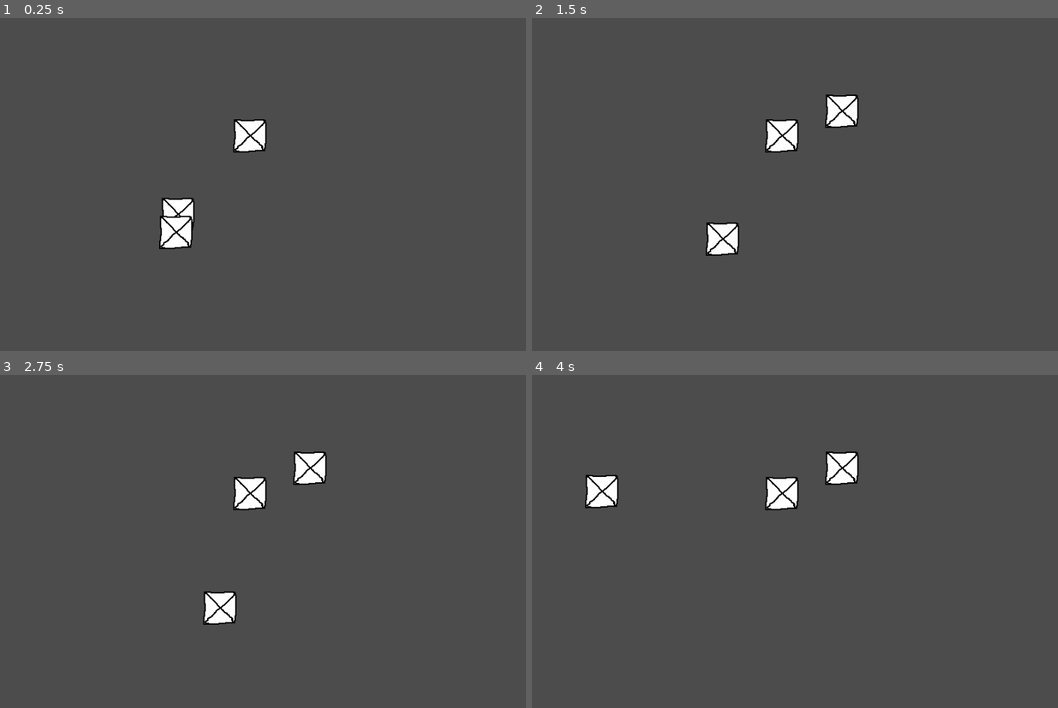
Above: before the commit, frames 1-4 (two rows, left to right).
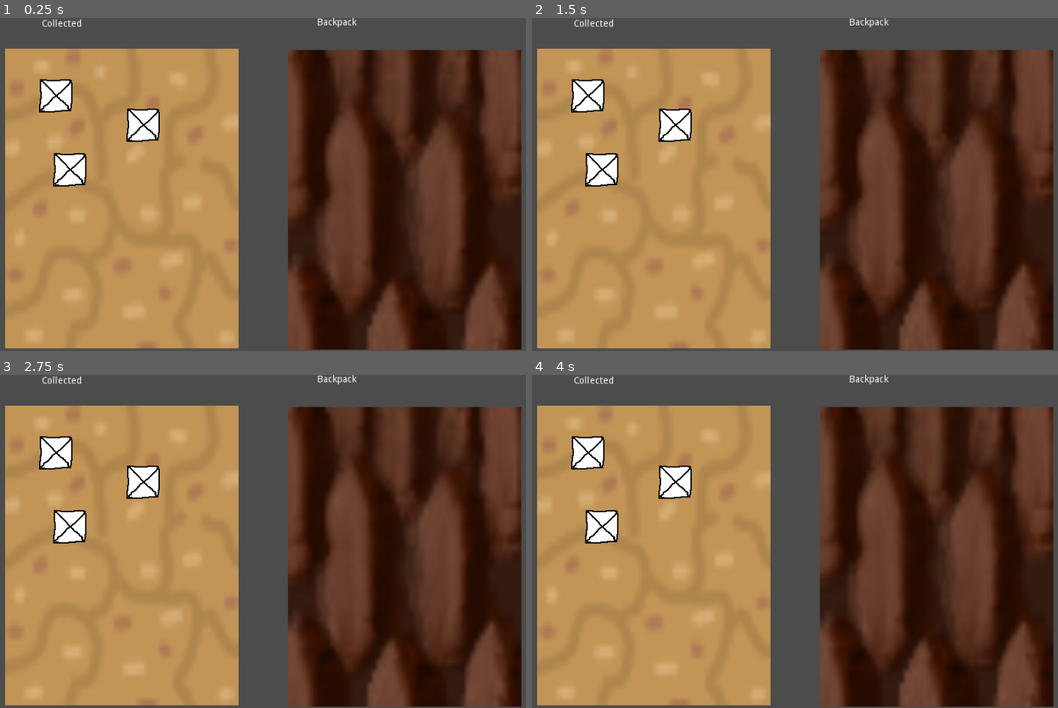
Above: after the commit, the same moments.

Repository: m7rk/codingblocksjam
Game: Godot game, scene res://Item_Menu.tscn
The game is run twice, just before and just after one commit, with the same random seed, the same clock (stepped at 60 frames per second) and the same inputs. This scene is started directly instead of the project's main scene.
Inputs (mouse positions are in pixels of both pictures, inside the frame that each line leads up to):
- Up to frame 1 (0.25 s): no input
- Up to frame 2 (1.5 s): tap Enter at 0.5 s; drag from (710, 214) to (842, 111) at 0.52 s; tap Space at 1.25 s; drag from (705, 231) to (752, 251) at 1.27 s
- Up to frame 3 (2.75 s): tap Enter at 2 s; move the mouse to (252, 494) at 2.02 s; hold D (right) from 2.03 s (still down); click (252, 494) at 2.17 s
- Up to frame 4 (4 s): release D (right) at 2.75 s; tap Space at 2.75 s; drag from (752, 608) to (600, 491) at 2.77 s; tap Enter at 3.5 s; move the mouse to (963, 591) at 3.52 s; hold A (left) from 3.53 s (still down)

The runs differ from the first frame. In frame 1, 80% of the frame differs, in the area x 0-100%, y 0-100%; in frame 2, 80%; in frame 3, 80%; in frame 4, 80%.

Commit message:
Item Menu Base
The basic skeleton of an item menu is set

Diff:
--- a/Item_Menu.tscn
+++ b/Item_Menu.tscn
@@ -1,71 +1,123 @@
-[gd_scene load_steps=4 format=2]
+[gd_scene load_steps=7 format=2]
 
-[ext_resource path="res://crate.png" type="Texture" id=1]
-[ext_resource path="res://goody.gd" type="Script" id=2]
+[ext_resource path="res://floor_tile_one.png" type="Texture" id=1]
+[ext_resource path="res://wall_tile.png" type="Texture" id=2]
+[ext_resource path="res://crate.png" type="Texture" id=3]
+[ext_resource path="res://goody.gd" type="Script" id=4]
 
 [sub_resource type="RectangleShape2D" id=1]
 extents = Vector2( 25, 24.5 )
 
+[sub_resource type="RectangleShape2D" id=2]
+extents = Vector2( 171.5, 222 )
+
 [node name="test_box" type="Node2D"]
 position = Vector2( 242, 195 )
 
-[node name="KinematicBody2D" type="KinematicBody2D" parent="."]
-position = Vector2( 100, 100 )
+[node name="testbox1" type="KinematicBody2D" parent="."]
+position = Vector2( -83, -78 )
 input_pickable = true
-script = ExtResource( 2 )
-__meta__ = {
-"_edit_lock_": true
-}
+script = ExtResource( 4 )
 
-[node name="CollisionShape2D" type="CollisionShape2D" parent="KinematicBody2D"]
+[node name="CollisionShape2D" type="CollisionShape2D" parent="testbox1"]
 position = Vector2( 0, 0.5 )
 shape = SubResource( 1 )
 __meta__ = {
 "_edit_lock_": true
 }
 
-[node name="Sprite" type="Sprite" parent="KinematicBody2D"]
-texture = ExtResource( 1 )
+[node name="Sprite" type="Sprite" parent="testbox1"]
+texture = ExtResource( 3 )
 __meta__ = {
 "_edit_lock_": true
 }
 
-[node name="KinematicBody2D2" type="KinematicBody2D" parent="."]
-position = Vector2( 97, 127 )
+[node name="testbox2" type="KinematicBody2D" parent="."]
+position = Vector2( -62, 33 )
 input_pickable = true
-script = ExtResource( 2 )
+script = ExtResource( 4 )
 
-[node name="CollisionShape2D" type="CollisionShape2D" parent="KinematicBody2D2"]
+[node name="CollisionShape2D" type="CollisionShape2D" parent="testbox2"]
 position = Vector2( 0, 0.5 )
 shape = SubResource( 1 )
 __meta__ = {
 "_edit_lock_": true
 }
 
-[node name="Sprite" type="Sprite" parent="KinematicBody2D2"]
-texture = ExtResource( 1 )
+[node name="Sprite" type="Sprite" parent="testbox2"]
+texture = ExtResource( 3 )
 __meta__ = {
 "_edit_lock_": true
 }
 
-[node name="KinematicBody2D3" type="KinematicBody2D" parent="."]
-position = Vector2( 208, -18 )
+[node name="testbox3" type="KinematicBody2D" parent="."]
+position = Vector2( 48, -34 )
 input_pickable = true
-script = ExtResource( 2 )
+script = ExtResource( 4 )
 
-[node name="CollisionShape2D" type="CollisionShape2D" parent="KinematicBody2D3"]
+[node name="CollisionShape2D" type="CollisionShape2D" parent="testbox3"]
 position = Vector2( 0, 0.5 )
 shape = SubResource( 1 )
 __meta__ = {
 "_edit_lock_": true
 }
 
-[node name="Sprite" type="Sprite" parent="KinematicBody2D3"]
-texture = ExtResource( 1 )
+[node name="Sprite" type="Sprite" parent="testbox3"]
+texture = ExtResource( 3 )
 __meta__ = {
 "_edit_lock_": true
 }
 
-[connection signal="input_event" from="KinematicBody2D" to="KinematicBody2D" method="_on_KinematicBody2D_input_event"]
-[connection signal="input_event" from="KinematicBody2D2" to="KinematicBody2D2" method="_on_KinematicBody2D_input_event"]
-[connection signal="input_event" from="KinematicBody2D3" to="KinematicBody2D3" method="_on_KinematicBody2D_input_event"]
+[node name="Collected" type="KinematicBody2D" parent="."]
+position = Vector2( 0, 12 )
+z_index = -1
+
+[node name="CollisionShape2D" type="CollisionShape2D" parent="Collected"]
+position = Vector2( 16.5, 64 )
+shape = SubResource( 2 )
+
+[node name="Sprite" type="Sprite" parent="Collected/CollisionShape2D"]
+scale = Vector2( 7, 9 )
+texture = ExtResource( 1 )
+
+[node name="Backpack" type="KinematicBody2D" parent="."]
+position = Vector2( 424, 14 )
+z_index = -1
+
+[node name="CollisionShape2D" type="CollisionShape2D" parent="Backpack"]
+position = Vector2( 16.5, 64 )
+shape = SubResource( 2 )
+
+[node name="Sprite" type="Sprite" parent="Backpack/CollisionShape2D"]
+scale = Vector2( 7, 9 )
+texture = ExtResource( 2 )
+
+[node name="RichTextLabel" type="RichTextLabel" parent="."]
+margin_left = -104.0
+margin_top = -193.0
+margin_right = 163.0
+margin_bottom = -153.0
+text = "Collected"
+fit_content_height = true
+scroll_active = false
+__meta__ = {
+"_edit_use_anchors_": false,
+"_editor_description_": ""
+}
+
+[node name="RichTextLabel2" type="RichTextLabel" parent="."]
+margin_left = 309.0
+margin_top = -195.0
+margin_right = 576.0
+margin_bottom = -155.0
+text = "Backpack"
+fit_content_height = true
+scroll_active = false
+__meta__ = {
+"_edit_use_anchors_": false,
+"_editor_description_": ""
+}
+
+[connection signal="input_event" from="testbox1" to="testbox1" method="_on_KinematicBody2D_input_event"]
+[connection signal="input_event" from="testbox2" to="testbox2" method="_on_KinematicBody2D_input_event"]
+[connection signal="input_event" from="testbox3" to="testbox3" method="_on_KinematicBody2D_input_event"]
--- a/goody.gd
+++ b/goody.gd
@@ -1,6 +1,9 @@
 extends KinematicBody2D
 
 var dragging = false
+
+#variable to keep track of whehter it's in the inventory or not
+var in_backpack = false
 
 signal dragsignal;
 
@@ -27,4 +30,4 @@
 			emit_signal("dragsignal")
 	elif event is InputEventScreenTouch:
 		if event.pressed and event.get_index() == 0:
-			self.global_position = event.get_position()
+			self.position = event.get_position()
--- /dev/null
+++ b/inventory.gd
@@ -0,0 +1,14 @@
+extends Node
+
+#2 arrays, one for the items you collected, one for the backpack
+Array collected[10]
+Array backpack[10]
+
+# Called when the node enters the scene tree for the first time.
+func _ready():
+	pass # Replace with function body.
+
+
+# Called every frame. 'delta' is the elapsed time since the previous frame.
+#func _process(delta):
+#	pass
Not shown, added: Protagonist Parts/Bow.png.import
Not shown, added: Protagonist Parts/Head.png.import
Not shown, added: Protagonist Parts/Left Arm Lower.png.import
Not shown, added: Protagonist Parts/Left Arm Upper.png.import
Not shown, added: Protagonist Parts/Left Leg Lower.png.import
Not shown, added: Protagonist Parts/Left Leg Upper.png.import
Not shown, added: Protagonist Parts/Neck.png.import
Not shown, added: Protagonist Parts/Pelvis.png.import
Not shown, added: Protagonist Parts/Protag Complete.png.import
Not shown, added: Protagonist Parts/Right Arm Lower.png.import
Not shown, added: Protagonist Parts/Right Leg Upper.png.import
Not shown, added: Protagonist Parts/Right leg Lower.png.import
(and 9 more such lines)
